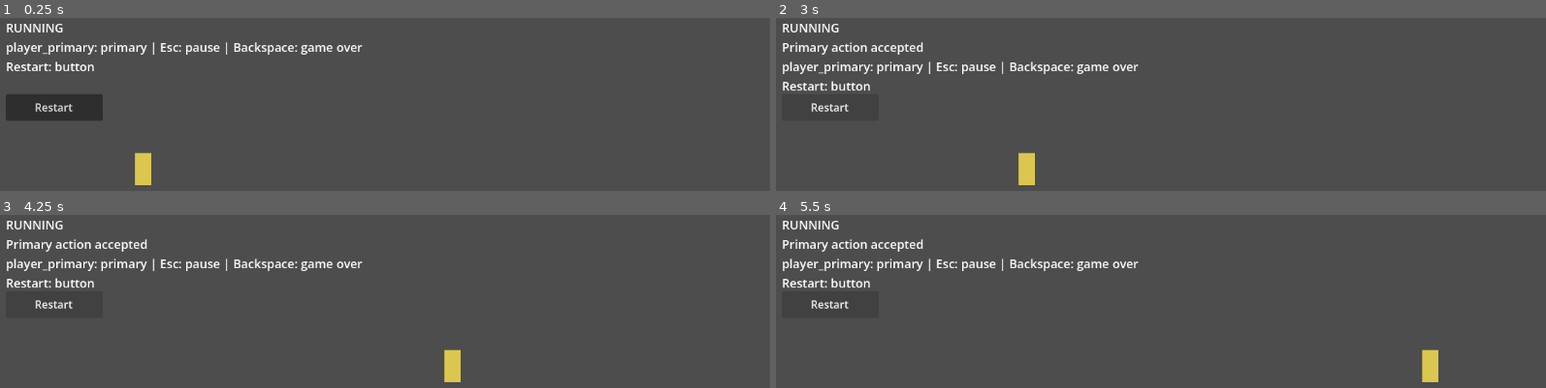
Above: before the commit, frames 1-4 (two rows, left to right).
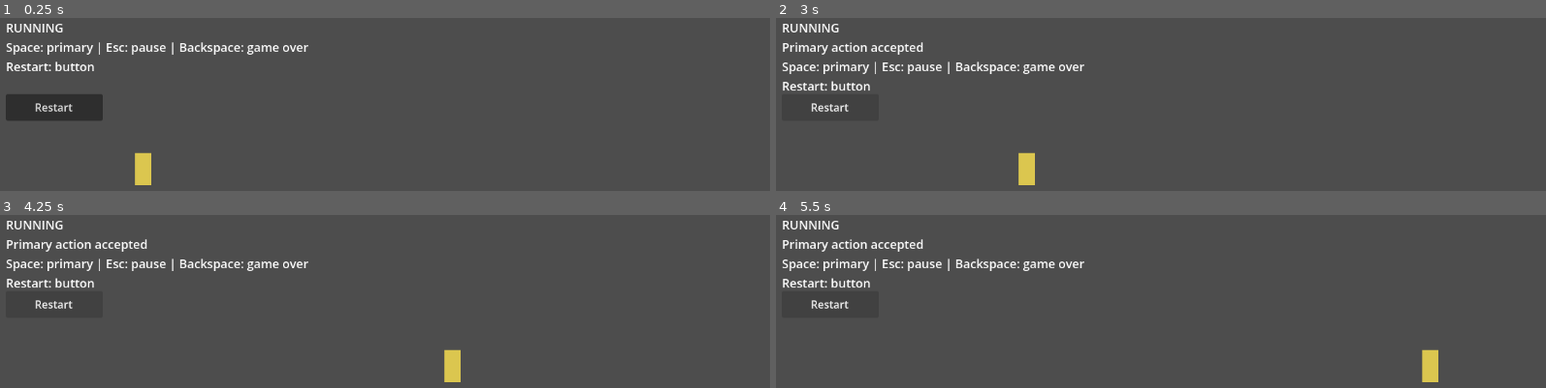
Above: after the commit, the same moments.

Repository: v-Kaefer/Take-Your-Pills
Game: Godot game, scene res://scenes/game/game.tscn
Same seed, same stepped clock (60 frames per second), same inputs: the game is played once before the commit and once after it.
Inputs:
- Up to frame 1 (0.25 s): no input
- Up to frame 2 (3 s): click "Restart" at 0.5 s; click "Restart" at 1.25 s; click "Restart" at 2 s; tap Space (player_primary) at 2.85 s
- Up to frame 3 (4.25 s): tap Space (player_primary) at 3.6 s
- Up to frame 4 (5.5 s): tap Space (player_primary) at 4.35, 5.1 s

The runs differ from the first frame. In frame 1, 1.4% of the frame differs, in the area x 0-48%, y 13-22%; in frame 2, 1.4%; in frame 3, 1.4%; in frame 4, 1.4%.

Commit message:
chore: keep HUD hint user-friendly while preserving dynamic action mapping
Agent-Logs-Url: https://github.com/v-Kaefer/Take-Your-Pills/sessions/b25fe210-486a-4d29-913f-f73058e4933d

Co-authored-by: v-Kaefer <128633407+v-Kaefer@users.noreply.github.com>

Diff:
--- a/scenes/game/game.gd
+++ b/scenes/game/game.gd
@@ -72,7 +72,7 @@
 	elif current_state == GameState.GAME_OVER:
 		state_text = "GAME OVER"
 
-	var control_note := "%s: primary | Esc: pause | Backspace: game over" % player.primary_action_name
+	var control_note := "Space: primary | Esc: pause | Backspace: game over"
 	if extra_note.is_empty():
 		state_label.text = "%s\n%s\nRestart: button" % [state_text, control_note]
 	else:
